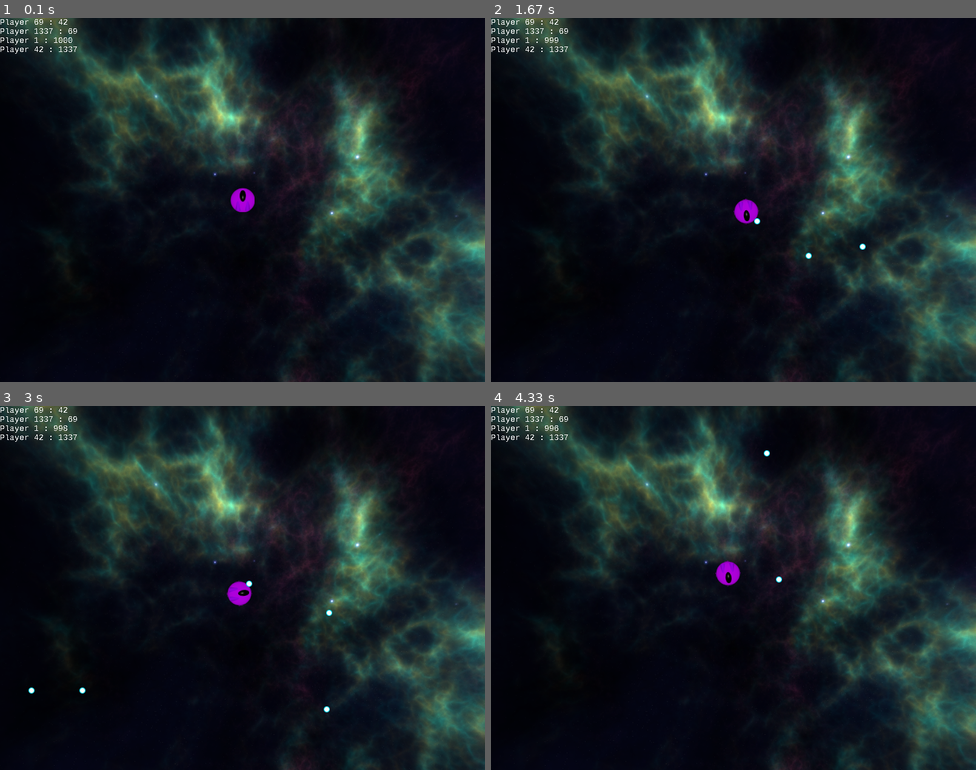
Above: before the commit, frames 1-4 (two rows, left to right).
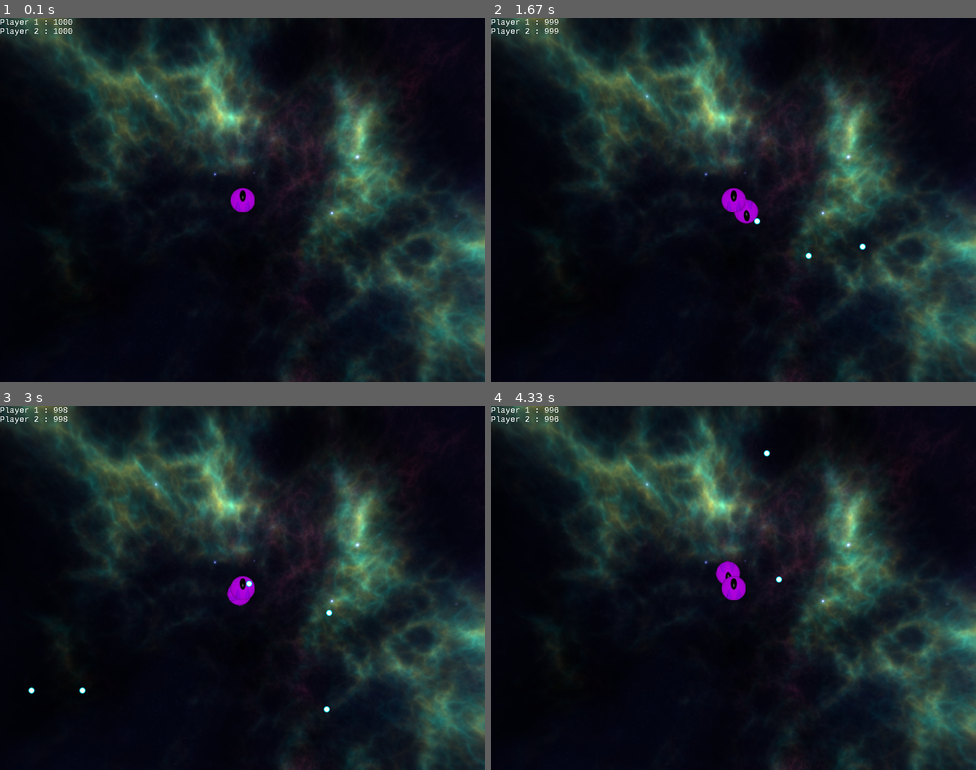
Above: after the commit, the same moments.

Repository: LostOxygen/ReMu-Agent-Env
Game: pygame game, started from main.py
Two runs of this game, one before a commit and one after it. Both use one fixed random seed, a clock stepped at 60 frames per second and the inputs below.
Inputs:
- Up to frame 1 (0.1 s): no input
- Up to frame 2 (1.67 s): tap Space at 0.33, 0.73, 1.03, 1.23, 1.57 s; hold Right 0.67-1.13 s; hold Up 1.17-1.47 s; hold Right from 1.5 s (still down)
- Up to frame 3 (3 s): tap Space at 1.87, 2.07, 2.37, 2.63, 2.97 s; release Right at 1.97 s; hold Left 2-2.53 s; hold Down 2.57-2.87 s; hold Left from 2.9 s (still down)
- Up to frame 4 (4.33 s): tap Space at 3.27, 3.4, 3.8, 4.1 s; release Left at 3.3 s; hold Up 3.33-3.7 s; hold Right from 3.73 s (still down)

The runs differ from the first frame. In frame 1, 0.2% of the frame differs, in the area x 0-53%, y 0-54%; in frame 2, 0.4%; in frame 3, 0.3%; in frame 4, 0.4%.

Commit message:
added scoreboard implementation as observer-pattern

Diff:
--- a/ai_wars/game_class.py
+++ b/ai_wars/game_class.py
@@ -5,6 +5,7 @@
 from ai_wars.utils import load_sprite
 from ai_wars.spaceship import Spaceship
 from ai_wars.enums import EnumAction
+from ai_wars.scoreboard import Scoreboard
 
 
 class GameClass:
@@ -18,22 +19,31 @@
 	def __init__(self):
 
 		pygame.init()
-		pygame.font.init()
-		self.font = pygame.font.SysFont("consolas", 15)
-		self.font_width = self.font.size("X")[0]
-		self.font_height = self.font.size("X")[1]
 		self.screen = pygame.display.set_mode((800, 600))
 		self.clock = pygame.time.Clock()
 		self.background = load_sprite("ai_wars/img/space.png", False)
+
+		# initialize the scoreboard and attach all players as observers
+		self.scoreboard = Scoreboard()
+
 		self.bullets = [] # list with all bullets in the game
 		self.spaceships = [] # list with every spaceship in the game
 		self.spaceship = Spaceship(400, 300, 40, 40, \
 								   load_sprite("ai_wars/img/spaceship.png"), \
-								   self.bullets.append, self.screen, "Player 1")
+								   self.bullets.append, self.screen,
+								   self.scoreboard, "Player 1")
+		self.spaceship2 = Spaceship(400, 300, 40, 40,
+                             load_sprite("ai_wars/img/spaceship.png"),
+                             self.bullets.append, self.screen,
+							 self.scoreboard, "Player 2")
 		# append the spaceship to the list of spaceships, later the game will append the
 		# spaceships of every player to this list
 		self.spaceships.append(self.spaceship)
-		self.leaderboard = {}
+		self.spaceships.append(self.spaceship2)
+
+		# attach all players to the scoreboard
+		for ship in self.spaceships:
+			self.scoreboard.attach(ship)
 
 		# initialize timer and delta_time
 		self.clock = pygame.time.Clock()
@@ -87,16 +97,8 @@
 
 				# decrease the score of the players (event gets fired every second)
 				case _ if event.type == pygame.USEREVENT+0:
-					for spaceship in self.spaceships:
-						spaceship.score -= 1
-
-	def _draw_leaderboard(self, screen) -> None:
-		"""private method to draw the leaderboard on the given screen"""
-		for pos, (player, score) in enumerate(self.leaderboard.items()):
-			score_string = f"{player} : {score}"
-			text_surface = self.font.render(score_string, False, (255, 255, 255))
-			screen.blit(text_surface, (0, self.font_height*pos))
-
+					for ship in self.spaceships:
+						self.scoreboard.decrease_score(ship.name, 1)
 
 	def _draw(self) -> None:
 		"""private method to draw the game"""
@@ -120,8 +122,8 @@
 			else:
 				bullet.draw(self.screen)
 
-		# draw leaderboard
-		self._draw_leaderboard(self.screen)
+		# draw scoreboard
+		self.scoreboard.draw_scoreboard(self.screen)
 
 		pygame.display.flip()
 
@@ -131,11 +133,3 @@
 		# loop over every bullet and update its position
 		for bullet in self.bullets:
 			bullet.move()
-
-		# update the leaderboard
-		for ship in self.spaceships:
-			self.leaderboard[ship.name] = ship.score
-			self.leaderboard["Player 1337"] = 69
-			self.leaderboard["Player 69"] = 42
-			self.leaderboard["Player 42"] = 1337
-		self.leaderboard = dict(sorted(self.leaderboard.items(), key=lambda x: x[1], reverse=False))
--- /dev/null
+++ b/ai_wars/scoreboard.py
@@ -0,0 +1,88 @@
+"""scoreboard library"""
+from __future__ import annotations
+from abc import ABC, abstractmethod
+from typing import List, Dict
+
+import pygame
+
+
+class Subject(ABC):
+	"""The Subject interface."""
+
+	@abstractmethod
+	def attach(self, observer: Observer) -> None:
+		"""Attach an observer to the subject."""
+		pass
+
+	@abstractmethod
+	def detach(self, observer: Observer) -> None:
+		"""Detach an observer from the subject."""
+		pass
+
+	@abstractmethod
+	def notify(self) -> None:
+		"""Notify all observers about an event."""
+		pass
+
+
+class Observer(ABC):
+	"""Observer interface."""
+
+	@abstractmethod
+	def update(self, subject: Subject) -> None:
+		"""Receive update from subject."""
+		pass
+
+
+class Scoreboard(Subject):
+	"""The Scoreboard subject notifies observers when the state changes."""
+
+	START_SCORE = 1000 # start score of every player
+	_observers: List[Observer] = []
+	_scoreboard_dict: Dict[str, int] = {}
+
+	def __init__(self):
+		pygame.font.init()
+		self.font = pygame.font.SysFont("consolas", 15)
+		self.font_width = self.font.size("X")[0]
+		self.font_height = self.font.size("X")[1]
+
+	def attach(self, observer: Observer) -> None:
+		self._observers.append(observer)
+		self._scoreboard_dict[observer.name] = self.START_SCORE
+
+	def detach(self, observer: Observer) -> None:
+		self._observers.remove(observer)
+		del self._scoreboard_dict[observer.name]
+
+	def notify(self) -> None:
+		for observer in self._observers:
+			observer.update(self)
+
+	def update_score(self, player_name: str, new_score: int) -> None:
+		self._scoreboard_dict[player_name] = new_score
+		# re-sort the scoreboard
+		self._scoreboard_dict = dict(sorted(self._scoreboard_dict.items(),
+									 key=lambda x: x[1], reverse=False))
+		self.notify()
+
+	def decrease_score(self, player_name: str, decrease: int) -> None:
+		self._scoreboard_dict[player_name] = self._scoreboard_dict[player_name] - decrease
+		# re-sort the scoreboard
+		self._scoreboard_dict = dict(sorted(self._scoreboard_dict.items(),
+                                      key=lambda x: x[1], reverse=False))
+		self.notify()
+
+	def increase_score(self, player_name: str, increase: int) -> None:
+		self._scoreboard_dict[player_name] = self._scoreboard_dict[player_name] + increase
+		# re-sort the scoreboard
+		self._scoreboard_dict = dict(sorted(self._scoreboard_dict.items(),
+                                      key=lambda x: x[1], reverse=False))
+		self.notify()
+
+	def draw_scoreboard(self, screen: pygame.Surface) -> None:
+		"""public method to draw the scoreboard on the given screen"""
+		for pos, (player, score) in enumerate(self._scoreboard_dict.items()):
+			score_string = f"{player} : {score}"
+			text_surface = self.font.render(score_string, False, (255, 255, 255))
+			screen.blit(text_surface, (0, self.font_height*pos))
--- a/ai_wars/spaceship.py
+++ b/ai_wars/spaceship.py
@@ -7,26 +7,29 @@
 from ai_wars.enums import EnumAction
 from ai_wars.bullet import Bullet
 from ai_wars.utils import load_sprite
+from ai_wars.scoreboard import Observer, Subject, Scoreboard
 
 UP = Vector2(0, -1)
 
 
-class Spaceship():
+class Spaceship(Observer):
 	"""spaceship class with functions for moving, drawing and shooting"""
 
 	def __init__(self, x: int, y: int, height: int, width: int, \
 				 sprite: pygame.sprite.Sprite, \
 				 bullet_append_func: Callable[[Bullet], None], \
-              	 screen: pygame.Surface, name: str):
+              	 screen: pygame.Surface,
+				 scoreboard: Scoreboard,
+				 name: str):
 		self.x = x
 		self.y = y
+		self.scoreboard = scoreboard
 		self.height = height
 		self.width = width
 		self.sprite = sprite
 		self.bullet_append = bullet_append_func
 		self.direction = Vector2(UP)
 		self.screen = screen # the screen where everything gets drawn on
-		self.score = 1000 # start with a score of 1000 and reduce over time and per hit
 		self.name = name # name is equivalent to an player ID
 		self.acceleration = 0.9
 		self.draw_position = Vector2() # position where the spaceship gets drawn
@@ -72,7 +75,7 @@
 
 	def got_hit(self) -> None:
 		"""public method to decrease the score, everytime the ship got hit"""
-		self.score -= 10
+		self.scoreboard.decrease_score(self.name, 100)
 
 	def _rotate(self, clockwise: bool) -> None:
 		"""public method to rotate the ship in clockwise direction"""
@@ -88,3 +91,7 @@
 		rotated_surface_size = Vector2(rotated_surface.get_size())
 		blit_position = Vector2(self.x, self.y) - rotated_surface_size * 0.5
 		screen.blit(rotated_surface, blit_position)
+
+	def update(self, subject: Subject) -> None:
+		"""Receive update from subject."""
+		pass
